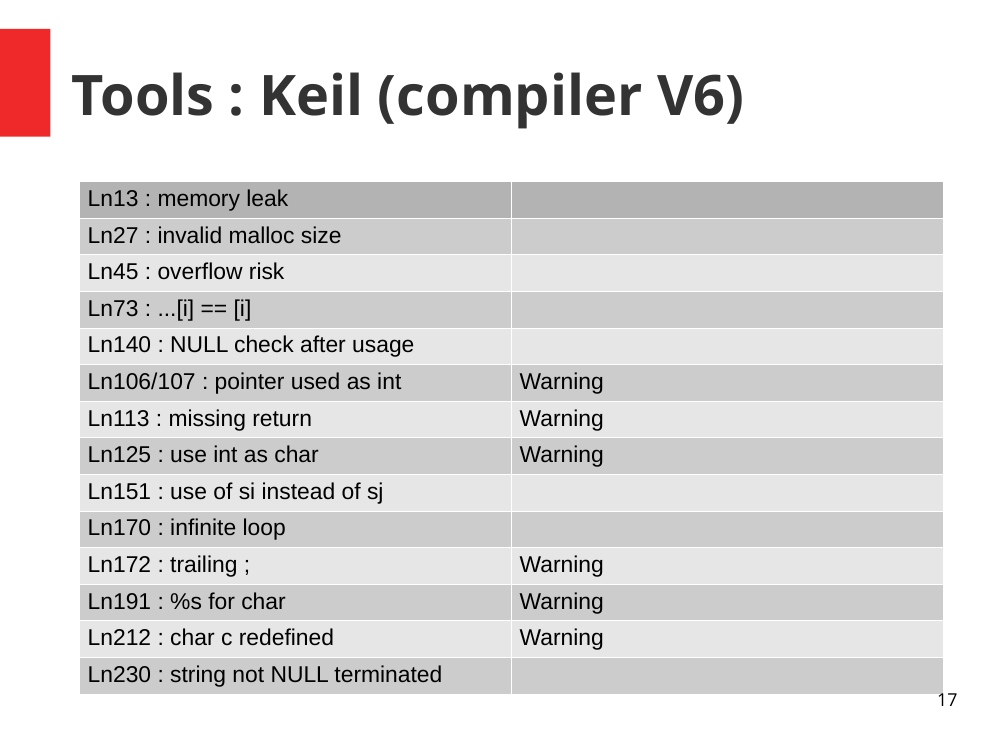
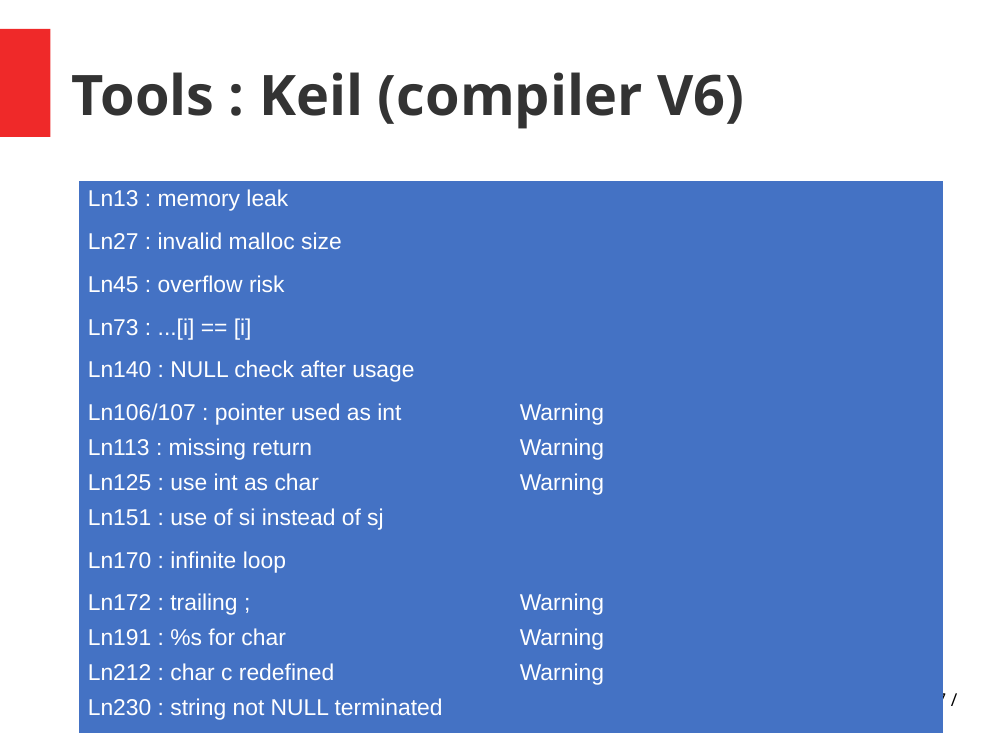
Before and after one commit to PandaChauve/StaticAnalysisTests, a slide deck: slide 17 of Untitled 1.odp. Drawn at 1008x756 pixels with LibreOffice and Linux fonts; fonts in the diff are those of the drawing. Boxes give left, top, right and bottom in pixels: in the first picture for what was removed or moved away, otherwise in the second. Text is boxed around its words. In the diff, an @@ line names an element or a change of style, - is before the commit and + after.

```diff
--- a/Untitled 1.odp
+++ b/Untitled 1.odp
@@ table at [79,181,942,724] @@
@@ fill #B3B3B3 to #4472C4 in row 1 @@
@@ fill #CCCCCC to #4472C4 in 14 cells @@
@@ fill #E6E6E6 to #4472C4 in 12 cells @@
@@ text colour #000000 to #FFFFFF @@
@@ borders changed @@
@@ page number at [926,689,946,711]: text changed @@
-17
+17 /
```
Also in this commit, not shown: 37 other slides changed.
